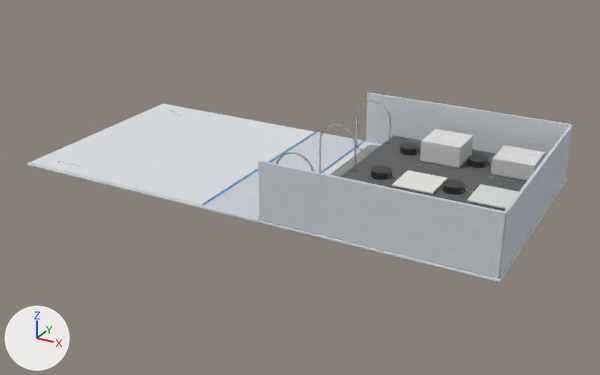
Renders of the glTF model volume-6-model.glb from each side of a commit.
The view is the same before and after, from a 50 mm lens placed at (0.45, -0.865, 0.41), pointed at (-0.018, -0.013, -0.015). Lighting does not change. The marker at lower left points along +X, +Y and +Z. The picture after the commit comes second. Where no turn or scale is listed for an object, it has been applied to the vertices.

Script lines for the objects in view, before the commit:
```python
ob_cover_box_end = bpy.data.objects.new('Cover_box_end', me_cube_068)
ob_cover_box_end.location = (0.2764, 0.0, 0.0356)
ob_cover_box_side = bpy.data.objects.new('Cover_box_side', me_cube_066)
ob_cover_box_side.location = (0.1397, -0.1433, 0.0356)
ob_cover_box_side_001 = bpy.data.objects.new('Cover_box_side.001', me_cube_067)
ob_cover_box_side_001.location = (0.1397, 0.1433, 0.0356)
ob_cover_left = bpy.data.objects.new('Cover_left', me_cube_020)
ob_cover_left.location = (-0.2159, 0.0, -0.0025)
ob_cover_right = bpy.data.objects.new('Cover_right', me_cube_042)
ob_cover_right.location = (0.1397, 0.0, -0.0025)
ob_inside_left = bpy.data.objects.new('Inside_left', me_cube_043)
ob_inside_left.location = (-0.2159, 0.0, -0.0002)
ob_spine_3_in = bpy.data.objects.new('Spine_3_in', me_cube_047)
ob_spine_3_in.location = (-0.0381, 0.0, -0.0025)
# also in view: 'Mounting_page_1' at (0.152, 0.0, 0.017); 'Sample_ACT-2' at (0.229, 0.091, 0.03); 'Sample_ACT-3' at (0.137, 0.0, 0.02); 'Sample_ACT-1' at (0.137, 0.091, 0.033); 'Sample_ACT-4' at (0.229, 0.0, 0.021)
```
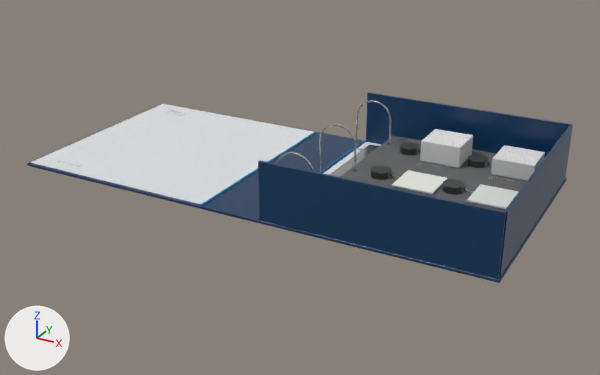
The change, as a diff of the scene's bpy script:
```diff
--- a/volume-6-model.glb.py
+++ b/volume-6-model.glb.py
@@ img_plastic_exterior_color @@
+img_plastic_exterior_color = load_image('Plastic exterior color', '_unpacked/Plastic_exterior_color', 256, 256, 'sRGB')
@@ img_plastic_exterior_normal @@
+img_plastic_exterior_normal = load_image('Plastic exterior normal', '_unpacked/Plastic_exterior_normal', 256, 256, 'Non-Color')
@@ mat_utsw_shell_plastic_navy @@
+mat_utsw_shell_plastic_navy = bpy.data.materials.new('UTSW shell plastic navy')
+# colours: dark blue #00355d
+# uses the picture img_plastic_exterior_color
+# uses the picture img_plastic_exterior_normal
@@ me_cube_068 @@
 me_cube_068.from_pydata(...)  # 56 vertices, 108 faces; spans x -0.002..0.002, y -0.141..0.141, z -0.036..0.036
-me_cube_068.materials.append(mat_utsw_shell_cloth_navy)
+me_cube_068.materials.append(mat_utsw_shell_plastic_navy)
@@ me_cube_066 @@
 me_cube_066.from_pydata(...)  # 56 vertices, 108 faces; spans x -0.137..0.137, y -0.002..0.002, z -0.036..0.036
-me_cube_066.materials.append(mat_utsw_shell_cloth_navy)
+me_cube_066.materials.append(mat_utsw_shell_plastic_navy)
@@ me_cube_067 @@
 me_cube_067.from_pydata(...)  # 56 vertices, 108 faces; spans x -0.137..0.137, y -0.002..0.002, z -0.036..0.036
-me_cube_067.materials.append(mat_utsw_shell_cloth_navy)
+me_cube_067.materials.append(mat_utsw_shell_plastic_navy)
@@ me_cube_042 @@
 me_cube_042.from_pydata(...)  # 96 vertices, 188 faces; spans x -0.14..0.14, y -0.146..0.146, z -0.002..0.002
-me_cube_042.materials.append(mat_utsw_shell_cloth_navy)
+me_cube_042.materials.append(mat_utsw_shell_plastic_navy)
@@ me_cube_020 @@
 me_cube_020.from_pydata(...)  # 96 vertices, 188 faces; spans x -0.14..0.14, y -0.146..0.146, z -0.002..0.002
-me_cube_020.materials.append(mat_utsw_shell_cloth_navy)
+me_cube_020.materials.append(mat_utsw_shell_plastic_navy)
@@ me_cube_047 @@
 me_cube_047.from_pydata(...)  # 96 vertices, 188 faces; spans x -0.038..0.038, y -0.146..0.146, z -0.002..0.002
-me_cube_047.materials.append(mat_utsw_shell_cloth_navy)
+me_cube_047.materials.append(mat_utsw_shell_plastic_navy)
```

Pixel boxes [x1, y1, x2, y2] of what changed, in the pictures (600 x 375 px):
'Cover_box_side', recoloured (grey to blue): [258, 160, 506, 278] in both
'Cover_box_side.001', recoloured (grey to blue): [366, 92, 572, 158] in both
'Cover_box_end', recoloured (darker): [499, 125, 573, 277] in both
'Spine_3_in', recoloured (white to blue): [202, 132, 365, 223] in both
'Cover_right', recoloured: [258, 141, 567, 283] in both
'Cover_left', recoloured: [27, 105, 317, 209] in both
